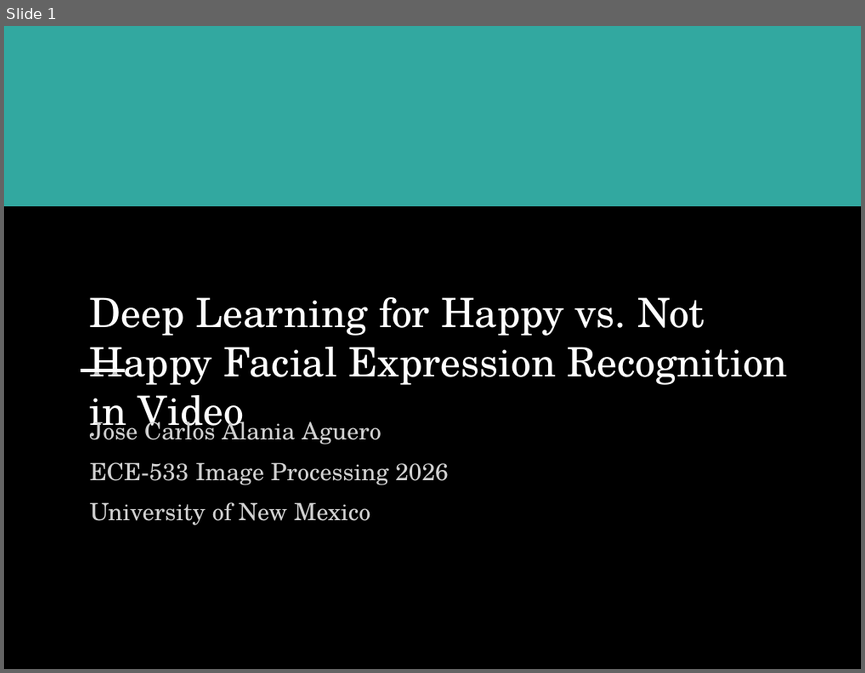
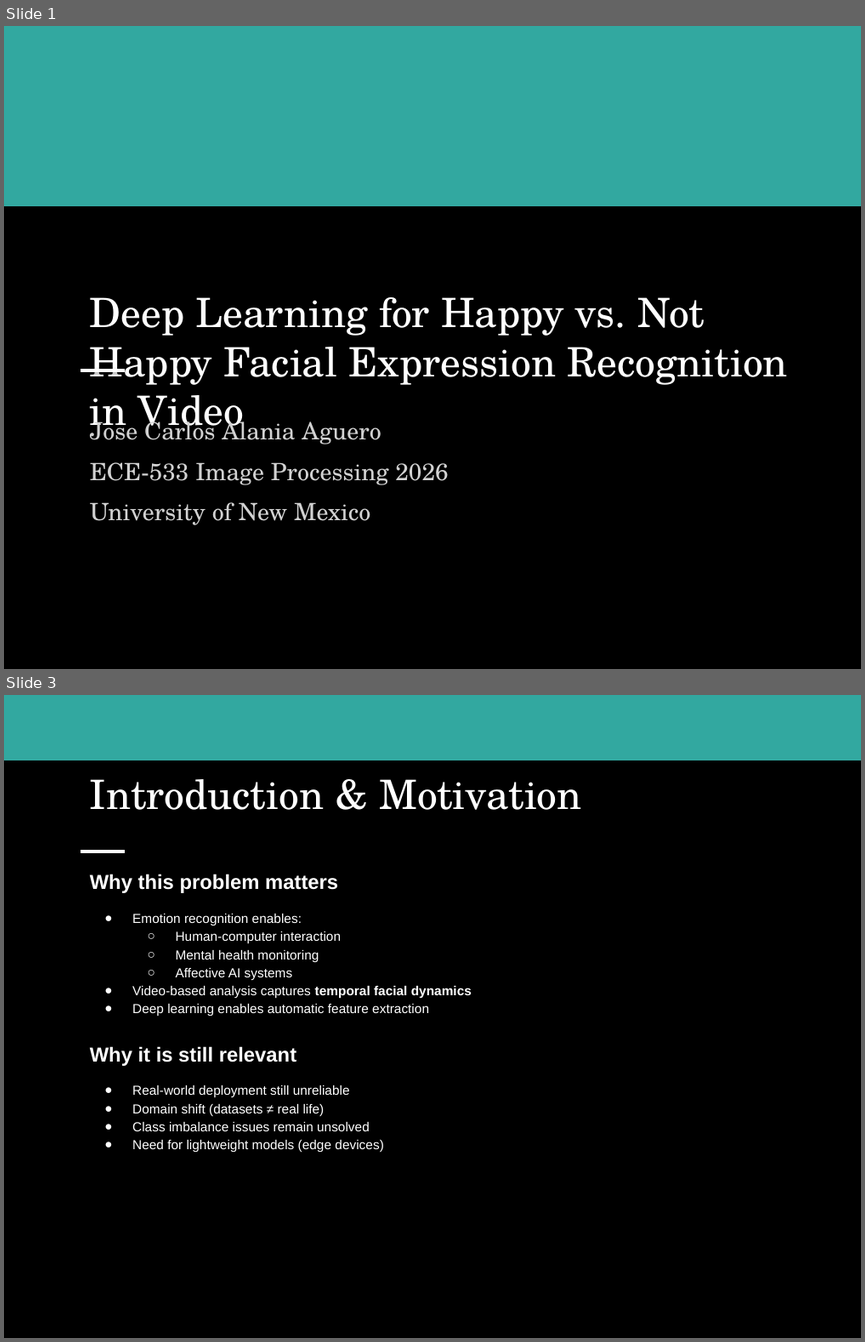
Before and after one commit to pepealania/image-processing-project-tutorial-deep-learning-happy-not-happy-classification, a slide deck: scientific_emotion_recognition_design.pptx. Shown one above the other, each under a label of ours: slide 1 before the commit, slides 1 and 3 after it; the slides between them are not shown. The pictures are 865x673 and 865x1342 pixels, drawn with LibreOffice and Linux fonts; fonts in the diff are those of the drawing. Boxes give left, top, right and bottom in pixels: in the first picture for what was removed or moved away, otherwise in the second. Text is boxed around its words. In the diff, an @@ line names an element or a change of style, - is before the commit and + after.

```diff
--- a/scientific_emotion_recognition_design.pptx
+++ b/scientific_emotion_recognition_design.pptx
@@ slide 3 added at bbox=[4, 695, 861, 1338], background #000000 @@
@@ rectangle added at bbox=[4, 695, 861, 761], fill #32A8A0, outline #32A8A0 0.75 pt @@
@@ text added at bbox=[90, 779, 581, 810], 34 pt, text #FFFFFF @@
+Introduction & Motivation
@@ rectangle added at bbox=[81, 850, 124, 852], fill #FFFFFF, outline #FFFFFF 0.75 pt @@
@@ text added at bbox=[90, 873, 472, 1152], 11 pt, text #FFFFFF @@
+Why this problem matters
+● Emotion recognition enables:
+  ○ Human-computer interaction
+  ○ Mental health monitoring
+  ○ Affective AI systems
+● Video-based analysis captures temporal facial dynamics
+● Deep learning enables automatic feature extraction
+Why it is still relevant
+● Real-world deployment still unreliable
+● Domain shift (datasets ≠ real life)
+● Class imbalance issues remain unsolved
+● Need for lightweight models (edge devices)
```
Also in this commit, not shown: 1 slide changed, 13 other slides added, 8 slides removed.
